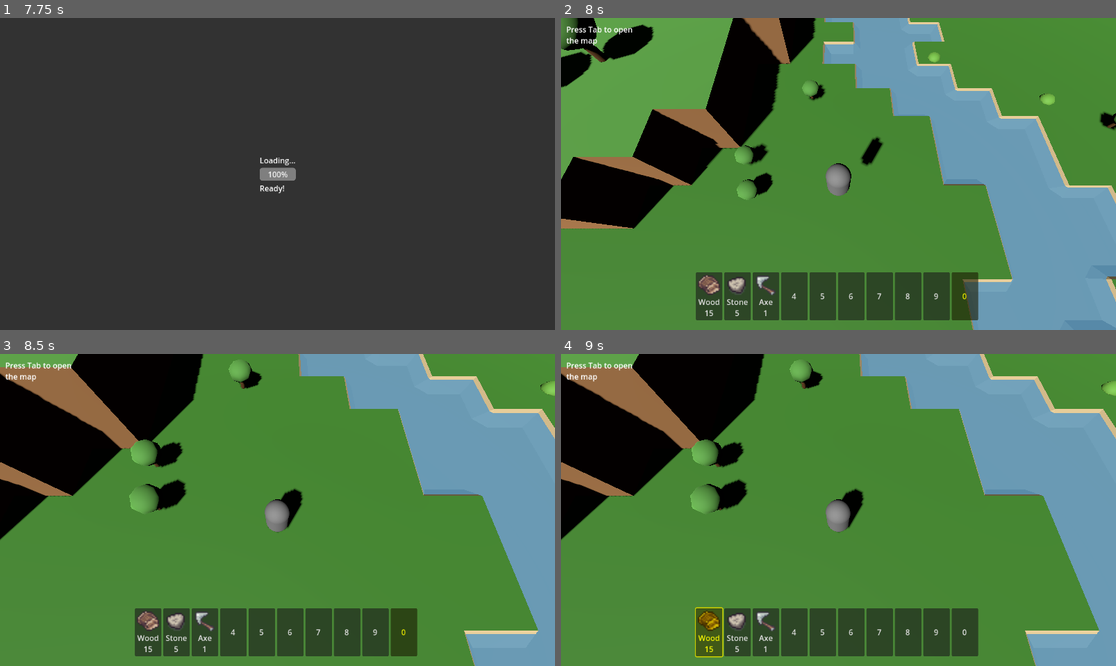
Above: before the commit, frames 1-4 (two rows, left to right).
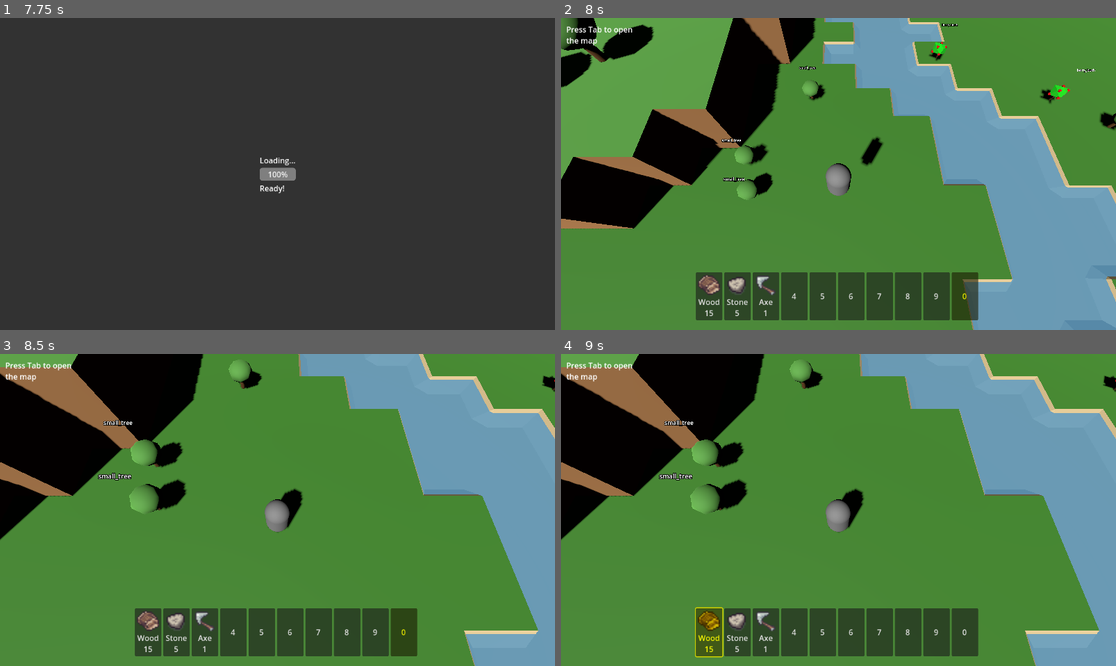
Above: after the commit, the same moments.

Repository: D1g1talfart/IslandGame
Game: Godot game, scene res://Main.tscn
Two runs of this game, one before a commit and one after it. Both use one fixed random seed, a clock stepped at 60 frames per second and the inputs below.
Inputs (mouse positions are in pixels of both pictures, inside the frame that each line leads up to):
- Up to frame 1 (7.75 s): click "New Island" at 0.5 s; tap Enter (ui_accept) at 1.25, 1.52, 2, 3.5, 4.25, 4.52, 5, 5.75, 7.52 s; move the mouse to (399, 158) at 1.27 s; hold D (move_right) 1.28-2 s; tap 1 at 1.35 s; click (399, 158) at 1.42 s; drag from (166, 189) to (249, 236) at 2.02 s; move the mouse to (333, 105) at 2.77 s; hold D (move_right) 2.78-3.5 s; tap 0 at 2.85 s; drag from (249, 236) to (111, 127) at 3.52 s; move the mouse to (444, 220) at 4.27 s; hold A (move_left) 4.28-5 s; tap I at 4.35 s; drag from (111, 127) to (194, 96) at 5.02 s; move the mouse to (305, 174) at 5.77 s; hold S (move_backward) 5.78-6.5 s; tap P at 5.85 s; click (305, 174) at 5.92 s; drag from (194, 96) to (166, 189) at 6.52 s; move the mouse to (399, 158) at 7.27 s; hold W (move_forward) from 7.28 s (still down); tap F at 7.35 s
- Up to frame 2 (8 s): keep holding W (move_forward)
- Up to frame 3 (8.5 s): release W (move_forward) at 8 s; drag from (166, 525) to (249, 572) at 8.02 s
- Up to frame 4 (9 s): click "Wood 15" at 8.75 s

Frame 1 is identical in both runs. In frame 2, 0.5% of the frame differs, in the area x 28-97%, y 1-53%; in frame 3, 0.3%; in frame 4, 0.3%.

Commit message:
added berry bush model replaced berry bush hitbox

Diff:
--- a/resource_spawner.gd
+++ b/resource_spawner.gd
@@ -16,7 +16,7 @@
 @export_group("Visual Settings")
 @export var resource_scale: float = 1.0
 @export var add_collision: bool = true
-@export var show_debug_names: bool = false
+@export var show_debug_names: bool = true
 
 # ============================================================================
 # CORE DATA
@@ -111,8 +111,9 @@
 	resource_meshes["stone_medium"] = create_rock_mesh(0.6)
 
 	# Special resources
-	resource_meshes["crystal_node"] = create_crystal_mesh()  # Now bigger!
-	resource_meshes["berry_bush"] = create_bush_mesh()
+	resource_meshes["crystal_node"] = create_crystal_mesh()
+	# BERRY BUSH NOW LOADS FROM GLB MODEL
+	load_berry_bush_model()  # New function!
 
 	# Beach resources
 	resource_meshes["driftwood"] = create_log_mesh()
@@ -122,17 +123,36 @@
 	resource_meshes["water_lily"] = create_lily_mesh()
 	resource_meshes["reed"] = create_reed_mesh()
 
-	# Materials
-	resource_materials["trunk"] = create_trunk_material()  # NEW!
-	resource_materials["tree_crown"] = create_tree_material()  # Renamed
+	# Materials (keep existing materials for now)
+	resource_materials["trunk"] = create_trunk_material()
+	resource_materials["tree_crown"] = create_tree_material()
 	resource_materials["pine"] = create_pine_material()
 	resource_materials["ancient_crown"] = create_ancient_tree_material()
 	resource_materials["stone"] = create_stone_material()
 	resource_materials["crystal"] = create_crystal_material()
-	resource_materials["berry"] = create_berry_material()
+	resource_materials["berry"] = create_berry_material()  # Keep this as backup
 	resource_materials["wood"] = create_wood_material()
 	resource_materials["shell"] = create_shell_material()
 	resource_materials["water_plant"] = create_water_plant_material()
+
+
+func load_berry_bush_model():
+	"""Load the berry bush GLB model instead of creating procedural mesh"""
+	var model_path = "res://Models/BerryBush.glb"
+
+	# Try to load the GLB file
+	var berry_scene = load(model_path)
+	if not berry_scene:
+		print("ResourceSpawner: WARNING - Could not load berry bush model at: ", model_path)
+		print("ResourceSpawner: Falling back to procedural berry bush...")
+		# Fallback to procedural mesh
+		resource_meshes["berry_bush"] = create_bush_mesh()
+		return
+
+	# Store the scene resource instead of a mesh
+	# We'll instantiate it when needed
+	resource_meshes["berry_bush"] = berry_scene
+	print("ResourceSpawner: Successfully loaded berry bush model!")
 
 # ============================================================================
 # MESH CREATORS
@@ -499,7 +519,7 @@
 	print("ResourceSpawner: Created ", resource_count, " resource visuals")
 
 func create_resource_visual(resource_type: String, world_pos: Vector3):
-	"""Create a single resource visual - FIXED VERSION"""
+	"""Create a single resource visual - FIXED positioning for GLB models"""
 
 	# Handle composite trees (trunk + crown)
 	if resource_type in ["small_tree", "oak_tree", "ancient_tree"]:
@@ -511,38 +531,80 @@
 		print("ResourceSpawner: Unknown resource type: ", resource_type)
 		return
 
-	var mesh_instance = MeshInstance3D.new()
-	mesh_instance.name = resource_type + "_" + str(spawned_visual_resources.size())
-	mesh_instance.position = world_pos
-
-	# Set mesh
-	mesh_instance.mesh = resource_meshes[resource_type]
-
-	# Set material based on type
-	var material_key = get_material_key_for_resource(resource_type)
-	if material_key in resource_materials:
-		mesh_instance.material_override = resource_materials[material_key]
-
-	# Scale
-	mesh_instance.scale = Vector3.ONE * resource_scale
+	var visual_node: Node3D
+
+	# SPECIAL HANDLING FOR GLB MODELS
+	if resource_type == "berry_bush" and resource_meshes[resource_type] is PackedScene:
+		# This is a GLB model - instantiate the scene
+		var model_instance = resource_meshes[resource_type].instantiate()
+
+		# Create a wrapper node for proper positioning
+		visual_node = Node3D.new()
+		visual_node.name = resource_type + "_" + str(spawned_visual_resources.size())
+		visual_node.position = world_pos
+		visual_node.scale = Vector3.ONE * resource_scale
+
+		# Add the model as a child and center it
+		visual_node.add_child(model_instance)
+		center_glb_model(model_instance, resource_type)
+
+	else:
+		# STANDARD MESH HANDLING
+		var mesh_instance = MeshInstance3D.new()
+		mesh_instance.name = resource_type + "_" + str(spawned_visual_resources.size())
+		mesh_instance.position = world_pos
+
+		# Set mesh
+		mesh_instance.mesh = resource_meshes[resource_type]
+
+		# Set material based on type (only for procedural meshes)
+		var material_key = get_material_key_for_resource(resource_type)
+		if material_key in resource_materials:
+			mesh_instance.material_override = resource_materials[material_key]
+
+		# Scale
+		mesh_instance.scale = Vector3.ONE * resource_scale
+
+		visual_node = mesh_instance
 
 	# Special positioning for some resources
-	apply_special_positioning(mesh_instance, resource_type)
+	apply_special_positioning(visual_node, resource_type)
 
 	# Add collision for interaction
 	if add_collision:
-		add_resource_collision(mesh_instance, resource_type, world_pos)
+		add_resource_collision(visual_node, resource_type, world_pos)
 
 	# Debug label
 	if show_debug_names:
-		add_debug_label(mesh_instance, resource_type)
-
-	add_child(mesh_instance)
+		add_debug_label(visual_node, resource_type)
+
+	add_child(visual_node)
 	spawned_visual_resources.append({
 		"type": resource_type,
 		"world_pos": world_pos,
-		"visual_node": mesh_instance
+		"visual_node": visual_node
 	})
+
+func center_glb_model(model_instance: Node3D, resource_type: String):
+	"""Manually offset GLB models - QUICK FIX VERSION"""
+	match resource_type:
+		"berry_bush":
+			# Position offset
+			model_instance.position = Vector3(-9, 0, 0)
+			# Make it 50% bigger
+			model_instance.scale = Vector3.ONE * 1.5
+			print("ResourceSpawner: Applied manual offset and 50% scale to berry bush")
+		_:
+			# No offset for other models
+			pass
+
+func find_mesh_instances_recursive(node: Node, mesh_instances: Array):
+	"""Recursively find all MeshInstance3D nodes"""
+	if node is MeshInstance3D:
+		mesh_instances.append(node)
+
+	for child in node.get_children():
+		find_mesh_instances_recursive(child, mesh_instances)
 
 func create_composite_tree_visual(tree_type: String, world_pos: Vector3):
 	"""Create trees with separate trunk and crown"""
@@ -588,19 +650,25 @@
 		"visual_node": tree_parent
 	})
 
-func apply_special_positioning(mesh_instance: MeshInstance3D, resource_type: String):
-	"""Apply special positioning for certain resource types"""
+func apply_special_positioning(visual_node: Node3D, resource_type: String):
+	"""Apply special positioning for certain resource types - UPDATED for GLB support"""
 	match resource_type:
 		"driftwood":
-			mesh_instance.rotation_degrees.y = randf_range(0, 360)
-			mesh_instance.rotation_degrees.z = randf_range(-15, 15)
+			visual_node.rotation_degrees.y = randf_range(0, 360)
+			visual_node.rotation_degrees.z = randf_range(-15, 15)
 		"seashell":
-			mesh_instance.rotation_degrees.y = randf_range(0, 360)
+			visual_node.rotation_degrees.y = randf_range(0, 360)
 		"crystal_node":
-			mesh_instance.rotation_degrees.y = randf_range(0, 360)
+			visual_node.rotation_degrees.y = randf_range(0, 360)
 			# Crystals can be slightly tilted for more natural look
-			mesh_instance.rotation_degrees.x = randf_range(-10, 70)
-			mesh_instance.rotation_degrees.z = randf_range(-10, 70)
+			visual_node.rotation_degrees.x = randf_range(-10, 70)
+			visual_node.rotation_degrees.z = randf_range(-10, 70)
+		"berry_bush":
+			# Add some random rotation for berry bushes too
+			visual_node.rotation_degrees.y = randf_range(0, 0)
+			# Maybe slight tilt for natural look
+			visual_node.rotation_degrees.x = randf_range(0, 0)
+			visual_node.rotation_degrees.z = randf_range(0, 0)
 
 func add_tree_collision(tree_node: Node3D, tree_type: String, world_pos: Vector3):
 	"""Add collision to composite tree - FIXED VERSION"""
@@ -630,22 +698,41 @@
 	static_body.set_meta("resource_type", tree_type)
 	static_body.set_meta("world_pos", world_pos)
 
-func add_resource_collision(mesh_instance: MeshInstance3D, resource_type: String, world_pos: Vector3):
-	"""Add collision for single-mesh resources - FIXED VERSION"""
+func add_resource_collision(visual_node: Node3D, resource_type: String, world_pos: Vector3):
+	"""Add collision for resources - UPDATED to handle GLB models"""
+
+	# For GLB models, check if they already have collision
+	if resource_type == "berry_bush" and visual_node.get_child_count() > 0:
+		# Look for existing StaticBody3D or RigidBody3D in the model
+		var existing_body = visual_node.find_child("*Body3D", true, false)
+		if existing_body:
+			print("ResourceSpawner: Berry bush model already has collision body")
+			# Add metadata to existing body
+			existing_body.add_to_group("resources")
+			existing_body.set_meta("resource_type", resource_type)
+			existing_body.set_meta("world_pos", world_pos)
+			return
+
+	# Create collision shape (same as before)
 	var collision_shape = CollisionShape3D.new()
 
 	# Custom collision shapes per resource type
 	match resource_type:
+		"berry_bush":
+			var shape = BoxShape3D.new()
+			shape.size = Vector3(0.5, 1.2, 0.5) * resource_scale
+			collision_shape.shape = shape
+
 		"crystal_node":
 			var shape = BoxShape3D.new()
-			shape.size = Vector3(1.2, 3.6, 1.2) * resource_scale  # Tall crystal collision
+			shape.size = Vector3(1.2, 3.6, 1.2) * resource_scale
 			collision_shape.shape = shape
 
 		"pine_tree":
-			var shape = BoxShape3D.new()  # Use box instead of cylinder
+			var shape = BoxShape3D.new()
 			shape.size = Vector3(0.8, 2.5, 0.8)
 			collision_shape.shape = shape
-			collision_shape.position.y = 1.25  # Center it
+			collision_shape.position.y = 1.25
 
 		"stone_small":
 			var shape = SphereShape3D.new()
@@ -657,31 +744,26 @@
 			shape.radius = 0.6 * resource_scale
 			collision_shape.shape = shape
 
-		"berry_bush":
-			var shape = SphereShape3D.new()
-			shape.radius = 0.4 * resource_scale
-			collision_shape.shape = shape
-
 		"driftwood":
 			var shape = BoxShape3D.new()
-			shape.size = Vector3(0.8, 0.2, 0.2) * resource_scale  # Long and thin
+			shape.size = Vector3(0.8, 0.2, 0.2) * resource_scale
 			collision_shape.shape = shape
 
 		"seashell":
 			var shape = BoxShape3D.new()
-			shape.size = Vector3(0.3, 0.1, 0.3) * resource_scale  # Flat and small
+			shape.size = Vector3(0.3, 0.1, 0.3) * resource_scale
 			collision_shape.shape = shape
 
 		"water_lily":
 			var shape = BoxShape3D.new()
-			shape.size = Vector3(0.6, 0.04, 0.6) * resource_scale  # Very flat
+			shape.size = Vector3(0.6, 0.04, 0.6) * resource_scale
 			collision_shape.shape = shape
 
 		"reed":
 			var shape = BoxShape3D.new()
-			shape.size = Vector3(0.1, 1.2, 0.1) * resource_scale  # Tall and thin
-			collision_shape.shape = shape
-			collision_shape.position.y = 0.6  # Center it
+			shape.size = Vector3(0.1, 1.2, 0.1) * resource_scale
+			collision_shape.shape = shape
+			collision_shape.position.y = 0.6
 
 		_:
 			# Default collision
@@ -691,7 +773,7 @@
 
 	var static_body = StaticBody3D.new()
 	static_body.add_child(collision_shape)
-	mesh_instance.add_child(static_body)
+	visual_node.add_child(static_body)
 
 	# Add to interaction group
 	static_body.add_to_group("resources")
Binary file added: Models/BerryBush.glb
Not shown, added: Models/BerryBush.glb.import
